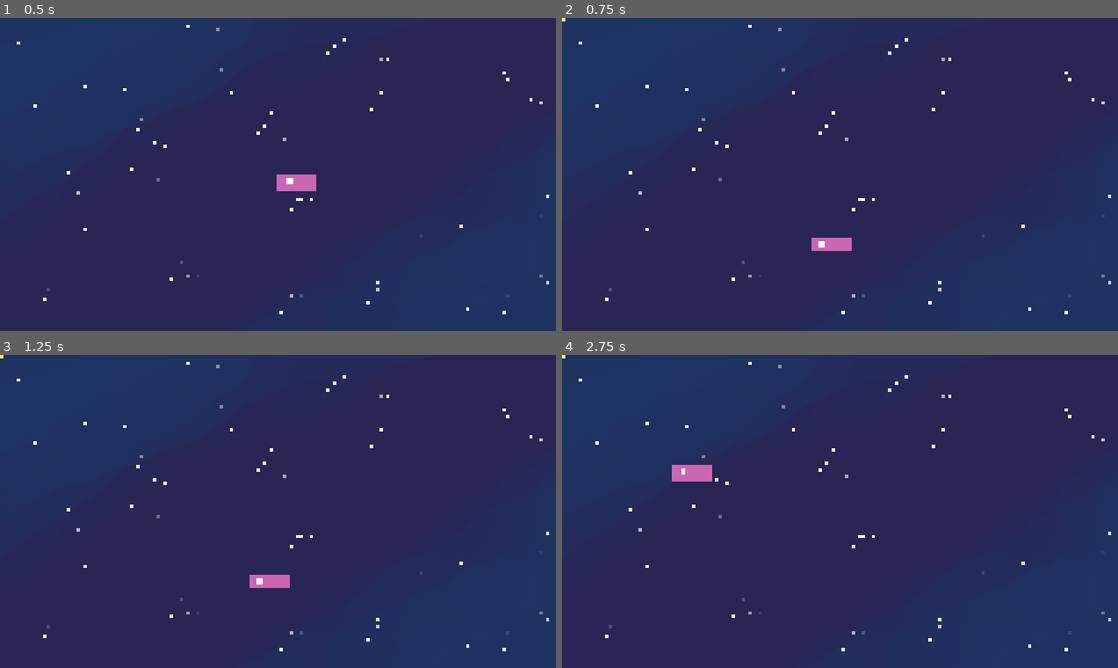
Above: before the commit, frames 1-4 (two rows, left to right).
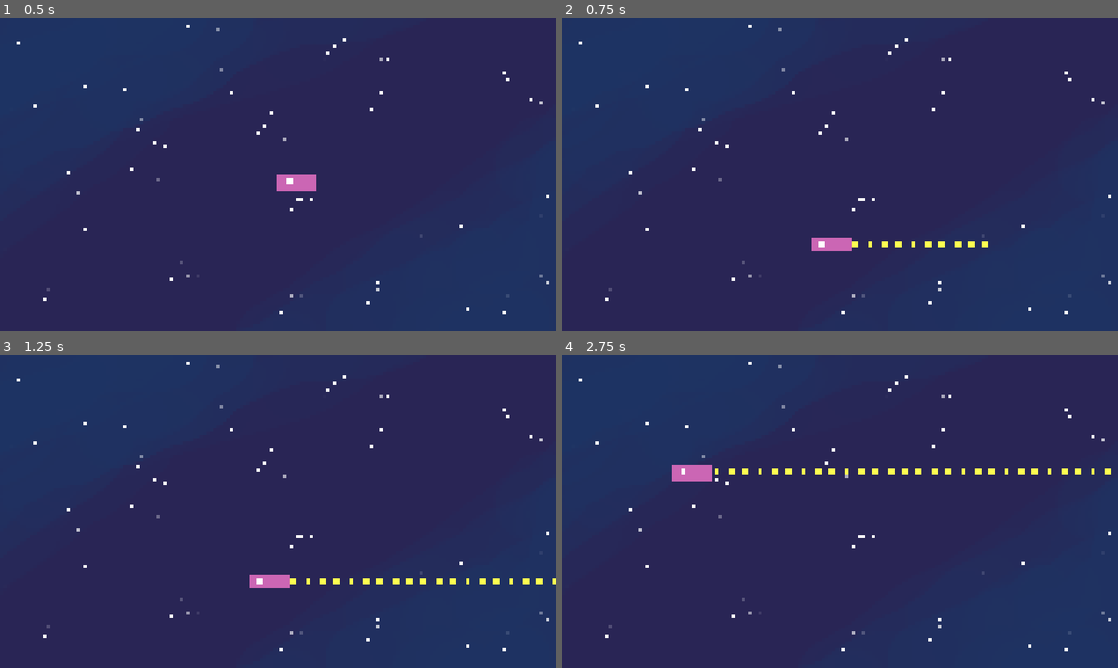
Above: after the commit, the same moments.

Repository: Tass2T/halloween-tireur
Game: Godot game, scene res://game.tscn
The game is run twice, just before and just after one commit, with the same random seed, the same clock (stepped at 60 frames per second) and the same inputs.
Inputs (mouse positions are in pixels of both pictures, inside the frame that each line leads up to):
- Up to frame 1 (0.5 s): no input
- Up to frame 2 (0.75 s): tap Enter at 0.5 s; move the mouse to (812, 237) at 0.52 s; press the mouse at (812, 237) at 0.53 s
- Up to frame 3 (1.25 s): no input
- Up to frame 4 (2.75 s): tap Space at 1.25 s; move the mouse to (1006, 558) at 1.27 s; release the mouse at (1006, 558) at 1.28 s; click (1006, 558) at 1.35 s; tap Enter at 2 s; move the mouse to (673, 464) at 2.02 s; press the mouse at (673, 464) at 2.03 s

Frame 1 is identical in both runs. In frame 2, 0.2% of the frame differs, in the area x 0-77%, y 0-74%; in frame 3, 0.4%; in frame 4, 0.6%, in the area x 0-99%, y 0-39%.

Commit message:
bullets are shot

Diff:
--- a/game.tscn
+++ b/game.tscn
@@ -1,9 +1,8 @@
-[gd_scene load_steps=5 format=3 uid="uid://d3p3jkrs5bvx5"]
+[gd_scene load_steps=4 format=3 uid="uid://d3p3jkrs5bvx5"]
 
 [ext_resource type="PackedScene" uid="uid://dqb7x3w45j408" path="res://scenes/player.tscn" id="1_80nbo"]
 [ext_resource type="Script" uid="uid://diwa324ypvf0p" path="res://scripts/level_one.gd" id="1_e2o6t"]
 [ext_resource type="Texture2D" uid="uid://builmgv7fvpii" path="res://assets/fond.png" id="3_feb5d"]
-[ext_resource type="Script" uid="uid://cfi2itxtrxns5" path="res://scripts/bullets_manager.gd" id="4_fc0e3"]
 
 [node name="Game" type="Node2D"]
 
@@ -11,11 +10,9 @@
 script = ExtResource("1_e2o6t")
 
 [node name="Fond" type="Sprite2D" parent="LevelOne"]
+z_index = -3
 position = Vector2(1927, 1085)
 texture = ExtResource("3_feb5d")
 
 [node name="Player" parent="LevelOne" instance=ExtResource("1_80nbo")]
 position = Vector2(278, 275)
-
-[node name="BulletsManager" type="Node" parent="LevelOne"]
-script = ExtResource("4_fc0e3")
--- a/project.godot
+++ b/project.godot
@@ -10,7 +10,7 @@
 
 [application]
 
-config/name="halloween-tireur"
+config/name="halloween-shooter"
 run/main_scene="uid://d3p3jkrs5bvx5"
 config/features=PackedStringArray("4.5", "Forward Plus")
 config/icon="res://icon.svg"
--- a/scenes/bullet.tscn
+++ b/scenes/bullet.tscn
@@ -6,6 +6,7 @@
 radius = 23.0
 
 [node name="Bullet" type="Area2D"]
+z_index = -1
 script = ExtResource("1_mkf8s")
 
 [node name="CollisionShape2D" type="CollisionShape2D" parent="."]
@@ -17,3 +18,9 @@
 offset_right = 20.0
 offset_bottom = 21.0
 color = Color(0.9957656, 1, 0.31805596, 1)
+
+[node name="VisibleOnScreenNotifier2D" type="VisibleOnScreenNotifier2D" parent="."]
+position = Vector2(-13, -13)
+rect = Rect2(-10, -10, 46, 46)
+
+[connection signal="screen_exited" from="VisibleOnScreenNotifier2D" to="." method="_on_visible_on_screen_notifier_2d_screen_exited"]
--- a/scenes/player.tscn
+++ b/scenes/player.tscn
@@ -28,3 +28,6 @@
 [node name="BulletsManager" type="Node" parent="."]
 script = ExtResource("2_g2els")
 metadata/_custom_type_script = "uid://cfi2itxtrxns5"
+
+[node name="BulletTimer" type="Timer" parent="BulletsManager"]
+one_shot = true
--- a/scripts/bullet.gd
+++ b/scripts/bullet.gd
@@ -1,11 +1,11 @@
-class_name Bullet extends Node
+class_name Bullet extends Area2D
+
+@onready var visible_on_screen_notifier_2d: VisibleOnScreenNotifier2D = $VisibleOnScreenNotifier2D
+
+# Called every frame. 'delta' is the elapsed time since the previous frame.
+func _physics_process(delta: float) -> void:
+	position.x += 100
 
 
-# Called when the node enters the scene tree for the first time.
-func _ready() -> void:
-	pass # Replace with function body.
-
-
-# Called every frame. 'delta' is the elapsed time since the previous frame.
-func _process(delta: float) -> void:
-	pass
+func _on_visible_on_screen_notifier_2d_screen_exited() -> void:
+	queue_free()
--- a/scripts/bullets_manager.gd
+++ b/scripts/bullets_manager.gd
@@ -1,10 +1,12 @@
 class_name BulletsManager extends Node
 
 var bulletScene: PackedScene
+@onready var bullet_timer: Timer = $BulletTimer
 
 func _init() -> void:
 	bulletScene = preload("res://scenes/bullet.tscn")
 
 func shootBullet(playerPos: Vector2) -> void:
 	var bulletInstance = bulletScene.instantiate()
+	bulletInstance.position = Vector2(playerPos.x + 100, playerPos.y + 50)
 	add_child(bulletInstance)
--- a/scripts/level_one.gd
+++ b/scripts/level_one.gd
@@ -1,4 +1,4 @@
 class_name LevelOne extends Node2D
 
 func _ready() -> void:
-	Input.set_mouse_mode(Input.MOUSE_MODE_HIDDEN);
+	pass
--- a/scripts/player.gd
+++ b/scripts/player.gd
@@ -5,8 +5,7 @@
 func _physics_process(delta: float) -> void:
 	position = get_global_mouse_position()
 
+	if Input.is_action_pressed("shoot"):
+		bullets_manager.shootBullet(position)
+
 	move_and_slide()
-
-func _input(event: InputEvent) -> void:
-	if (event.is_action("shoot")):
-		bullets_manager.shootBullet(position)
